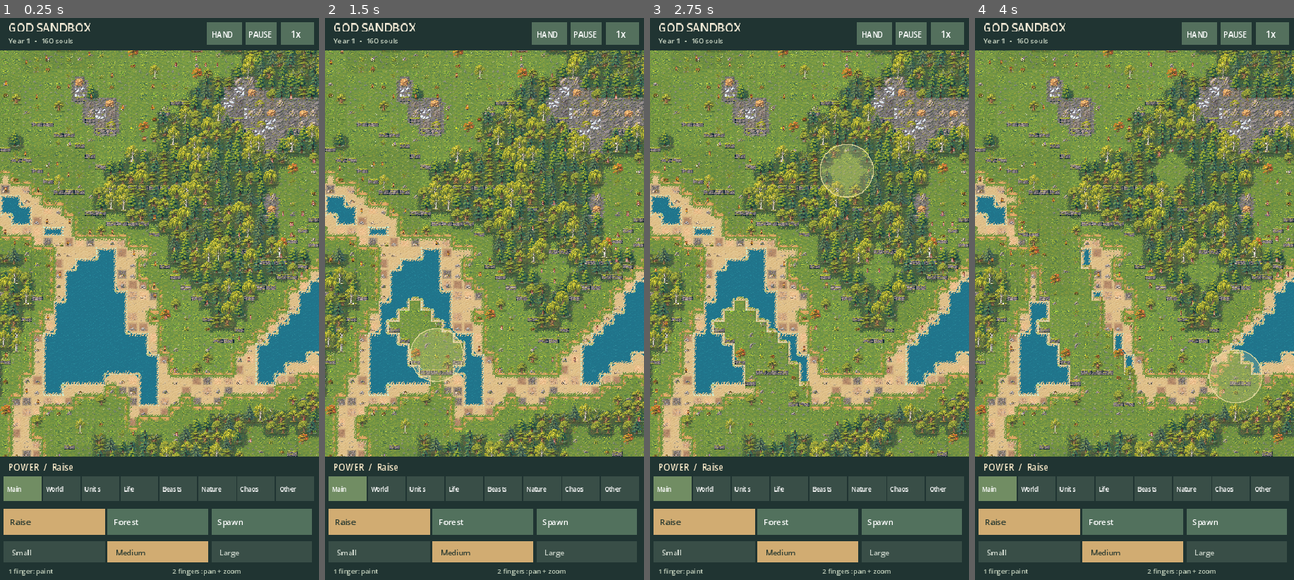
Above: before the commit, frames 1-4 (left to right).
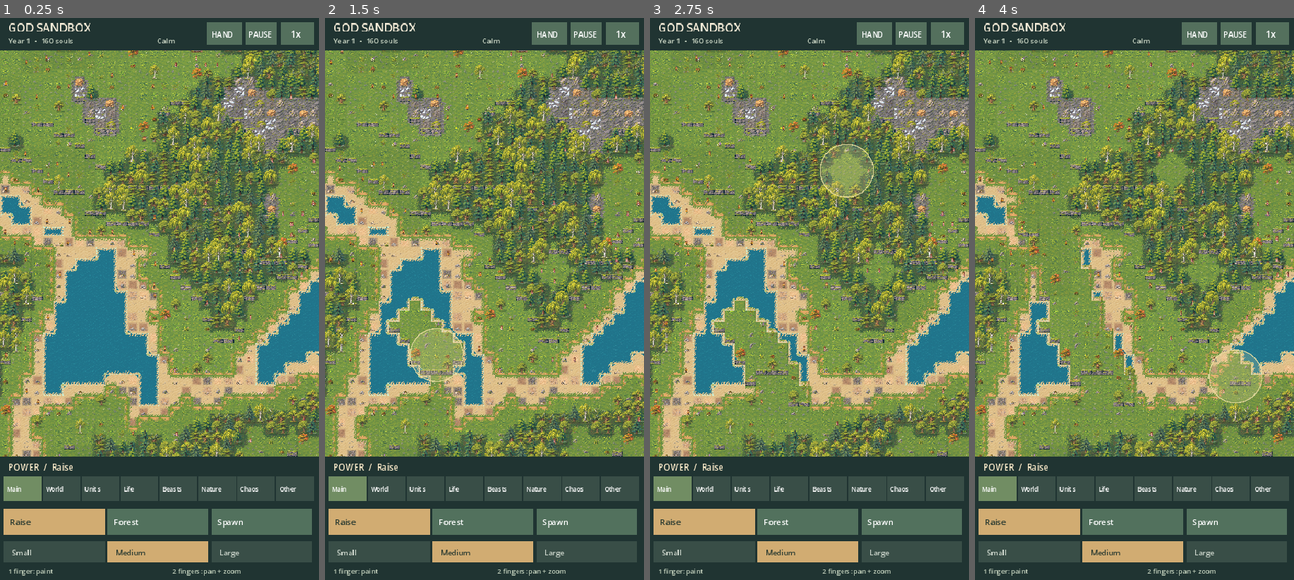
Above: after the commit, the same moments.

Repository: sebbbbrrrr/God-sandbox
Game: Godot game, scene res://scenes/world.tscn
The game is run twice, just before and just after one commit, with the same random seed, the same clock (stepped at 60 frames per second) and the same inputs.
Inputs (mouse positions are in pixels of both pictures, inside the frame that each line leads up to):
- Up to frame 1 (0.25 s): no input
- Up to frame 2 (1.5 s): move the mouse to (554, 270) at 0.52 s; click (554, 270) at 0.67 s; drag from (420, 327) to (468, 411) at 1.27 s
- Up to frame 3 (2.75 s): move the mouse to (841, 175) at 2.02 s; click (841, 175) at 2.17 s
- Up to frame 4 (4 s): drag from (1118, 411) to (1038, 214) at 2.77 s; move the mouse to (1230, 383) at 3.52 s; click (1230, 383) at 3.67 s

The runs differ from the first frame. In frame 1, 1.2% of the frame differs, in the area x 0-100%, y 3-79%; in frame 2, 1.0%; in frame 3, 1.0%; in frame 4, 1.1%.

Commit message:
Add deterministic ambient weather, foliage sway and light rain

Diff:
--- a/scripts/game.gd
+++ b/scripts/game.gd
@@ -95,7 +95,7 @@
             autosave_ticks = 0
             save_world()
     world_renderer.update_view(world_origin(),tile_size(),Rect2(0,50,get_viewport_rect().size.x,get_viewport_rect().size.y-toolbar_height()-50))
-    world_renderer.animate(delta)
+    world_renderer.animate(delta * simulation_speed if not paused else 0.0)
     render_accum += delta
     if render_accum >= (1.0 / 30.0):
         render_accum = 0.0
@@ -144,6 +144,8 @@
     draw_rect(Rect2(0, 0, sz.x, 50), Color("#203432"))
     label("GOD SANDBOX", Vector2(12, 22), 17, Color("#f5ecd8"))
     label("Year %d  •  %d souls" % [1 + world.tick / 3600, world.citizens.size()], Vector2(12, 40), 11, Color("#c2cebd"))
+    if sz.x >= 440.0:
+        label(world_renderer.weather.description(), Vector2(sz.x - 244, 40), 11, Color("#c2cebd"))
     draw_rect(Rect2(sz.x - 169, 8, 53, 34), Color("#d1ac72") if selected_power == -1 else Color("#54705d"))
     draw_rect(Rect2(sz.x - 111, 8, 48, 34), Color("#54705d"))
     draw_rect(Rect2(sz.x - 58, 8, 50, 34), Color("#54705d"))
--- a/scripts/pixel_chunk.gd
+++ b/scripts/pixel_chunk.gd
@@ -4,6 +4,7 @@
 const Commands = preload("res://scripts/pixel_commands.gd")
 var layers: Array[PixelCommands] = []
 var rows: Array[PixelCommands] = []
+var wind_rows: Array[PixelCommands] = []
 var coord := Vector2i.ZERO
 var dirty := true
 var built_detail := -1
@@ -31,11 +32,18 @@
         row.z_index = 100 + (coord.y * 16 + i) * 2
         rows.append(row)
         add_child(row)
+        var foliage := Commands.new()
+        foliage.atlas = atlas
+        foliage.z_index = row.z_index
+        wind_rows.append(foliage)
+        add_child(foliage)
 
 func clear_commands() -> void:
     for layer in layers:
         layer.clear_commands()
     for row in rows:
+        row.clear_commands()
+    for row in wind_rows:
         row.clear_commands()
 
 func finish(detail: int) -> void:
@@ -48,4 +56,7 @@
     for row in rows:
         row.visible=detail!=0
         row.queue_redraw()
+    for row in wind_rows:
+        row.visible=detail!=0
+        row.queue_redraw()
     far_sprite.visible=detail==0
--- a/scripts/pixel_commands.gd
+++ b/scripts/pixel_commands.gd
@@ -8,21 +8,49 @@
 var positions := PackedVector2Array()
 var sizes := PackedVector2Array()
 var tints := PackedColorArray()
+var sway_factors := PackedFloat32Array()
+var sway_time := 0.0
+var wind_strength := 0.0
+var wind_x := 1.0
 
 func clear_commands() -> void:
     keys.clear()
     positions.clear()
     sizes.clear()
     tints.clear()
+    sway_factors.clear()
 
 func add(key: String, at_pos: Vector2, draw_size: Vector2 = Vector2.ZERO,
-        tint: Color = Color.WHITE) -> void:
+        tint: Color = Color.WHITE, sway: float = 0.0) -> void:
     keys.append(key)
     positions.append(at_pos)
     sizes.append(atlas.size_of(key) if draw_size == Vector2.ZERO else draw_size)
     tints.append(tint)
+    sway_factors.append(sway)
+
+func set_wind(seconds: float, strength: float, horizontal: float) -> void:
+    sway_time = seconds
+    wind_strength = strength
+    wind_x = horizontal
+    if not keys.is_empty():
+        queue_redraw()
 
 func _draw() -> void:
     for i in range(keys.size()):
-        draw_texture_rect_region(atlas.texture(keys[i]), Rect2(positions[i], sizes[i]),
-            atlas.region(keys[i]), tints[i], false, true)
+        if sway_factors[i] > 0.0 and wind_strength > 0.01:
+            # Rotate around the rooted sprite foot, not its center. Per-position
+            # phase offsets prevent identical neighboring trees moving in sync.
+            var half_width := sizes[i].x * 0.5
+            var pivot := positions[i] + Vector2(half_width, sizes[i].y)
+            var phase := float(posmod(roundi(positions[i].x) * 17 +
+                roundi(positions[i].y) * 31, 157)) * 0.12
+            var wave := sin(sway_time * (1.35 + 0.23 * sin(phase)) + phase)
+            var tilt := (wind_x * 0.017 + wave * 0.032) * wind_strength * sway_factors[i]
+            draw_set_transform(pivot, tilt, Vector2.ONE)
+            draw_texture_rect_region(atlas.texture(keys[i]),
+                Rect2(Vector2(-half_width, -sizes[i].y), sizes[i]),
+                atlas.region(keys[i]), tints[i], false, true)
+            draw_set_transform(Vector2.ZERO)
+        else:
+            draw_texture_rect_region(atlas.texture(keys[i]), Rect2(positions[i], sizes[i]),
+                atlas.region(keys[i]), tints[i], false, true)
--- a/scripts/pixel_world_renderer.gd
+++ b/scripts/pixel_world_renderer.gd
@@ -4,6 +4,8 @@
 const Atlas = preload("res://scripts/pixel_atlas.gd")
 const Chunk = preload("res://scripts/pixel_chunk.gd")
 const Commands = preload("res://scripts/pixel_commands.gd")
+const Weather = preload("res://scripts/weather_cycle.gd")
+const RainOverlay = preload("res://scripts/weather_overlay.gd")
 const TILE := 32
 const CHUNK := 16
 const RISE := 12
@@ -19,6 +21,11 @@
 var chunks: Dictionary = {}
 var unit_rows: Array[PixelCommands] = []
 var effects: PixelCommands
+var weather: SandboxWeather
+var weather_overlay: PixelWeatherOverlay
+var sway_clock := 0.0
+var sway_accum := 0.0
+const SWAY_INTERVAL := 1.0 / 12.0
 var detail := 1
 var visible_rect := Rect2()
 var visible_chunks := 0
@@ -36,6 +43,8 @@
 
 func setup(simulation: SandboxSimulation) -> void:
     world = simulation
+    weather = Weather.new(world.seed)
+    weather.set_time(float(world.tick) * 0.1)
     atlas = Atlas.new()
     texture_filter = CanvasItem.TEXTURE_FILTER_NEAREST
     z_index = -1000
@@ -57,6 +66,9 @@
     effects.atlas = atlas
     effects.z_index = 500
     add_child(effects)
+    weather_overlay = RainOverlay.new()
+    weather_overlay.z_index = 501
+    add_child(weather_overlay)
     world.terrain_changed.connect(invalidate_cell)
     rebuild_paths()
 
@@ -122,6 +134,7 @@
     var a := (screen_rect.position-position) / scale
     var b := (screen_rect.end-position) / scale
     visible_rect = Rect2(a,b-a).grow(64)
+    weather_overlay.update_weather(visible_rect, sway_clock, weather.rain_strength, weather.wind_direction, world.seed)
     detail = 0 if screen_tile < 13 else (1 if screen_tile < 30 else 2)
     if paths_dirty:
         rebuild_paths()
@@ -146,6 +159,10 @@
             build_cell(chunk,x,y)
     if detail==0:
         bake_distant_chunk(chunk)
+    for row in chunk.wind_rows:
+        row.sway_time = sway_clock
+        row.wind_strength = weather.wind_strength
+        row.wind_x = weather.wind_direction.x
     chunk.finish(detail)
 
 func bake_distant_chunk(chunk: PixelChunk) -> void:
@@ -155,7 +172,9 @@
     var offset := Vector2(chunk.coord)*CHUNK*TILE-Vector2.ONE*96
     var ordered: Array[PixelCommands] = []
     ordered.append_array(chunk.layers)
-    ordered.append_array(chunk.rows)
+    for i in range(chunk.rows.size()):
+        ordered.append(chunk.rows[i])
+        ordered.append(chunk.wind_rows[i])
     for layer in ordered:
         for i in range(layer.keys.size()):
             var part := atlas.miniature(layer.keys[i],layer.sizes[i],layer.tints[i])
@@ -180,6 +199,7 @@
     var cliffs := chunk.layers[3]
     var decor := chunk.layers[4]
     var objects: PixelCommands = chunk.rows[y % CHUNK]
+    var vegetation: PixelCommands = chunk.wind_rows[y % CHUNK]
     if type == world.OCEAN:
         water.add("water_%d" % v,Vector2(x*TILE,y*TILE))
         var shores: int = (~int(neighbour_masks[world.OCEAN])) & 15
@@ -263,14 +283,18 @@
         if (detail > 0 or salt < 40) and not path_cells.has(cell):
             var tree: String = TREE_SPECIES[variation(x,y,world.seed,TREE_SPECIES.size())]
             var offset := Vector2(9+variation(x,y,world.seed+3,12),24+variation(x,y,world.seed+4,7))
-            prop(objects,tree,p+offset,0.87+v*0.06)
+            prop(vegetation,tree,p+offset,0.87+v*0.06,Color.WHITE,1.0)
         if detail == 2 and salt < 26:
-            prop(decor,SMALL_PLANTS[variation(x,y,world.seed,SMALL_PLANTS.size())],p+Vector2(5,28),0.55)
+            var plant: String = SMALL_PLANTS[variation(x,y,world.seed,SMALL_PLANTS.size())]
+            if plant in ["fern_cluster","wildflowers","tall_grass"]:
+                prop(vegetation,plant,p+Vector2(5,28),0.55,Color.WHITE,0.5)
+            else:
+                prop(decor,plant,p+Vector2(5,28),0.55)
     elif type == world.MEADOW:
         if salt < 7 and detail > 0 and not path_cells.has(cell):
-            prop(objects,["oak","birch","beech","maple"][v],p+Vector2(17,28),0.78)
+            prop(vegetation,["oak","birch","beech","maple"][v],p+Vector2(17,28),0.78,Color.WHITE,0.95)
         elif salt < 20 and detail > 0:
-            prop(decor,["berry_shrub","tall_grass","wildflowers","sapling_leaf"][v],p+Vector2(16,28),0.6)
+            prop(vegetation,["berry_shrub","tall_grass","wildflowers","sapling_leaf"][v],p+Vector2(16,28),0.6,Color.WHITE,0.55)
         elif salt < 23 and detail == 2:
             prop(decor,["moss_log","fallen_tree","sapling_pine","dead_tree"][v],p+Vector2(18,26),0.6)
     elif type == world.MOUNTAIN:
@@ -280,7 +304,7 @@
         prop(objects,"dead_tree",p+Vector2(17,29),0.72,Color(0.66,0.61,0.58))
     if type == world.BEACH and detail > 0 and salt < 27:
         prop(decor,["driftwood","coastal_stones","pebbles","shells"][v],p+Vector2(16,28),0.62)
-        if salt < 9 and ocean_mask:prop(objects,"wet_reeds" if v%2==0 else "cattails",p+Vector2(26,29),0.65)
+        if salt < 9 and ocean_mask:prop(vegetation,"wet_reeds" if v%2==0 else "cattails",p+Vector2(26,29),0.65,Color.WHITE,0.65)
     if south_drop>0 and detail==2 and salt<25:
         prop(objects,"cliff_debris",p+Vector2(18,TILE+south_drop*RISE),0.55)
     if salt >= 93 and type != world.ASH and detail > 0:
@@ -343,11 +367,11 @@
     for chunk in chunks.values(): chunk.dirty=true
     paths_dirty=false
 
-func prop(layer: PixelCommands, key: String, foot: Vector2, factor: float = 1.0, tint: Color = Color.WHITE) -> void:
+func prop(layer: PixelCommands, key: String, foot: Vector2, factor: float = 1.0, tint: Color = Color.WHITE, sway: float = 0.0) -> void:
     var sz := atlas.size_of(key)*factor
     if key in TREE_SPECIES or key in BUILDINGS or key.begins_with("town_hall"):
         layer.add("ground_shadow",(foot-Vector2(sz.x*0.43,9)).round(),Vector2(sz.x,14).round())
-    layer.add(key,(foot-Vector2(sz.x*0.5,sz.y)).round(),sz.round(),tint)
+    layer.add(key,(foot-Vector2(sz.x*0.5,sz.y)).round(),sz.round(),tint,sway)
 
 func refresh_units() -> void:
     for row in unit_rows:
@@ -363,6 +387,19 @@
         row.queue_redraw()
 
 func animate(delta: float) -> void:
+    # Animate the small visible vegetation pass at 12 Hz, never the static
+    # chunks. Phase transitions follow saved simulation ticks.
+    weather.set_time(float(world.tick) * 0.1)
+    sway_clock += maxf(0.0, delta)
+    sway_accum += maxf(0.0, delta)
+    if sway_accum >= SWAY_INTERVAL:
+        sway_accum = fmod(sway_accum, SWAY_INTERVAL)
+        for chunk in chunks.values():
+            if not chunk.visible or detail == 0:
+                continue
+            for row in chunk.wind_rows:
+                row.set_wind(sway_clock, weather.wind_strength, weather.wind_direction.x)
+        weather_overlay.update_weather(visible_rect, sway_clock, weather.rain_strength, weather.wind_direction, world.seed)
     effect_clock += delta
     if effect_clock < 0.25:
         return
@@ -376,7 +413,7 @@
                 break
             if world.at(x,y)==world.OCEAN and variation(x,y,world.seed,17)==0:
                 var p := Vector2(x*TILE+effect_phase*2,y*TILE+16)
-                effects.add("ripple",p,Vector2(14,5),Color(0.65,0.91,0.94,0.22+effect_phase*0.06))
+                effects.add("ripple",p,Vector2(14,5),Color(0.65,0.91,0.94,0.22+effect_phase*0.06 + weather.wind_strength*0.12))
                 count+=1
     effects.queue_redraw()
 
--- /dev/null
+++ b/scripts/weather_cycle.gd
@@ -0,0 +1,38 @@
+extends RefCounted
+class_name SandboxWeather
+
+# Deterministic, visual-only weather driven by simulation time, not by the
+# authoritative RNG. Loading an existing save resumes at the correct phase.
+const PHASE_SECONDS := 75.0
+const TRANSITION_SECONDS := 14.0
+const NAMES := ["Calm", "Breezy", "Windy", "Rain", "Breezy", "Storm", "Calm", "Rain"]
+const WIND := [0.08, 0.25, 0.55, 0.30, 0.27, 0.78, 0.09, 0.20]
+const RAIN := [0.0, 0.0, 0.0, 0.56, 0.0, 0.93, 0.0, 0.36]
+
+var seed: int
+var seconds := 0.0
+var phase_index := 0
+var wind_strength := 0.08
+var rain_strength := 0.0
+var wind_direction := Vector2.RIGHT
+
+func _init(world_seed: int = 424242) -> void:
+    seed = world_seed
+    set_time(0.0)
+
+func set_time(value: float) -> void:
+    seconds = maxf(0.0, value)
+    var segment := floori(seconds / PHASE_SECONDS)
+    phase_index = posmod(segment, NAMES.size())
+    var previous := posmod(segment - 1, NAMES.size())
+    var transition := smoothstep(0.0, TRANSITION_SECONDS, fposmod(seconds, PHASE_SECONDS))
+    var baseline := lerpf(float(WIND[previous]), float(WIND[phase_index]), transition)
+    var gust := 1.0 + 0.14 * sin(seconds * 0.67 + float(posmod(seed, 97))) + 0.08 * sin(seconds * 1.39)
+    wind_strength = clampf(baseline * gust, 0.0, 1.0)
+    rain_strength = clampf(lerpf(float(RAIN[previous]), float(RAIN[phase_index]), transition), 0.0, 1.0)
+    var old_dir := 1.0 if posmod(seed + segment - 1, 5) < 3 else -1.0
+    var new_dir := 1.0 if posmod(seed + segment, 5) < 3 else -1.0
+    wind_direction = Vector2(lerpf(old_dir, new_dir, transition), 0.18).normalized()
+
+func description() -> String:
+    return str(NAMES[phase_index])
--- /dev/null
+++ b/scripts/weather_overlay.gd
@@ -0,0 +1,35 @@
+extends Node2D
+class_name PixelWeatherOverlay
+
+# Bounded, sparse pixel-sized streaks only. No particles, shaders, textures,
+# new world entities or simulation RNG consumption.
+var view := Rect2()
+var clock := 0.0
+var rain := 0.0
+var wind := Vector2.RIGHT
+var world_seed := 0
+
+func update_weather(bounds: Rect2, seconds: float, rain_amount: float,
+        wind_direction: Vector2, seed: int) -> void:
+    view = bounds
+    clock = seconds
+    rain = rain_amount
+    wind = wind_direction
+    world_seed = seed
+    queue_redraw()
+
+func _draw() -> void:
+    if rain < 0.03 or view.size.x <= 1.0 or view.size.y <= 1.0:
+        return
+    var count := mini(110, ceili(rain * 105.0))
+    var velocity := 58.0 + 46.0 * rain
+    var slant := wind.x * (2.0 + 5.0 * rain)
+    var color := Color(0.76, 0.87, 0.94, 0.11 + rain * 0.13)
+    for i in range(count):
+        var h := posmod(i * 1103515245 + world_seed * 97, 2147483647)
+        var x := view.position.x + fposmod(float(posmod(h, 10007)) * 0.137 +
+                clock * slant * 3.0, view.size.x)
+        var y := view.position.y + fposmod(float(posmod(h / 97, 10009)) * 0.111 +
+                clock * velocity * (0.8 + float(i % 5) * 0.08), view.size.y)
+        var start := Vector2(roundf(x), roundf(y))
+        draw_line(start, start + Vector2(slant, 5.0 + rain * 5.0), color, 1.0, false)
--- a/tests/rendering_test.gd
+++ b/tests/rendering_test.gd
@@ -21,6 +21,17 @@
     renderer.setup(world)
     root.add_child(renderer)
     check(renderer.atlas.entries.size()==330,"all 330 atlas entries")
+    var weather_sample := renderer.weather
+    weather_sample.set_time(75.0 + 20.0)
+    check(weather_sample.description()=="Breezy" and weather_sample.wind_strength>0.1,"breezy weather follows deterministic phases")
+    weather_sample.set_time(225.0 + 20.0)
+    check(weather_sample.rain_strength>0.4,"rain reaches the renderer without changing terrain")
+    weather_sample.set_time(375.0 + 20.0)
+    check(weather_sample.description()=="Storm" and weather_sample.rain_strength>0.8,"storm weather increases precipitation")
+    var weather_wind := weather_sample.wind_strength
+    weather_sample.set_time(375.0 + 20.0)
+    check(is_equal_approx(weather_sample.wind_strength,weather_wind),"weather is deterministic at a saved tick")
+    weather_sample.set_time(0.0)
     for key in renderer.atlas.entries:
         var tex := renderer.atlas.texture(key)
         check(tex != null and Rect2(Vector2.ZERO,tex.get_size()).encloses(renderer.atlas.region(key)),"atlas bounds: "+key)
@@ -84,6 +95,9 @@
     var builds := renderer.rebuilds
     renderer.update_view(Vector2.ZERO,32,Rect2(0,0,480,600))
     check(renderer.rebuilds==builds,"static view never regenerates terrain")
+    renderer.animate(0.2)
+    check(renderer.rebuilds==builds,"sway redraw never rebuilds static terrain")
+    check(renderer.weather_overlay != null,"weather overlay is instantiated")
     for chunk in renderer.chunks.values(): chunk.dirty=false
     world.set_terrain(15,15,Sim.MEADOW)
     var dirty := 0
@@ -128,6 +142,12 @@
     renderer.update_view(Vector2(-400,-800),32,Rect2(0,0,480,600))
     renderer.animate(1.0)
     check(renderer.effects.keys.size()<=96,"bounded water animation")
+    var vegetation_count := 0
+    for chunk in renderer.chunks.values():
+        for row in chunk.wind_rows:
+            vegetation_count += row.sway_factors.size()
+            check(row.keys.size()==row.sway_factors.size(),"vegetation sway metadata aligns with sprites")
+    check(vegetation_count>0,"vegetation is present in weather-only cached rows")
     check(world.rng.state==rng_before and world.citizens==citizens_before,"renderer never changes simulation")
     check(Renderer.variation(13,12,4,5)==Renderer.variation(13,12,4,5),"seeded sprite placement")
     check(world.apply_power(0,20,20) and world.apply_power(2,20,20),"raise and forest")
